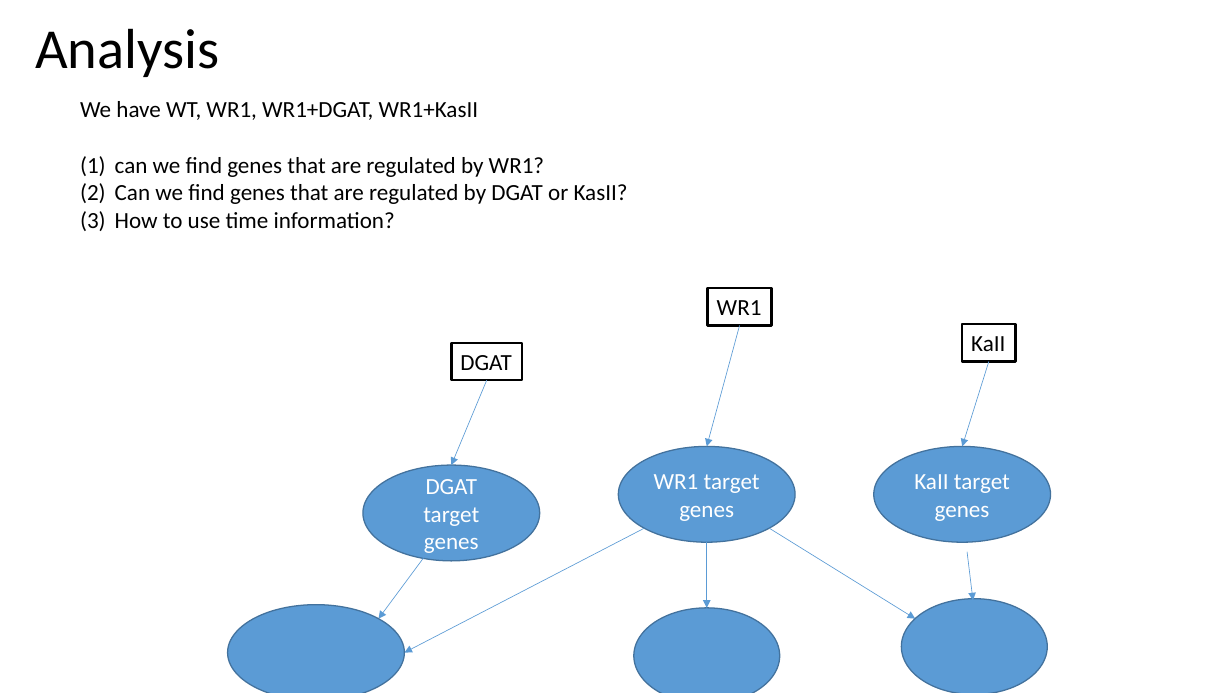
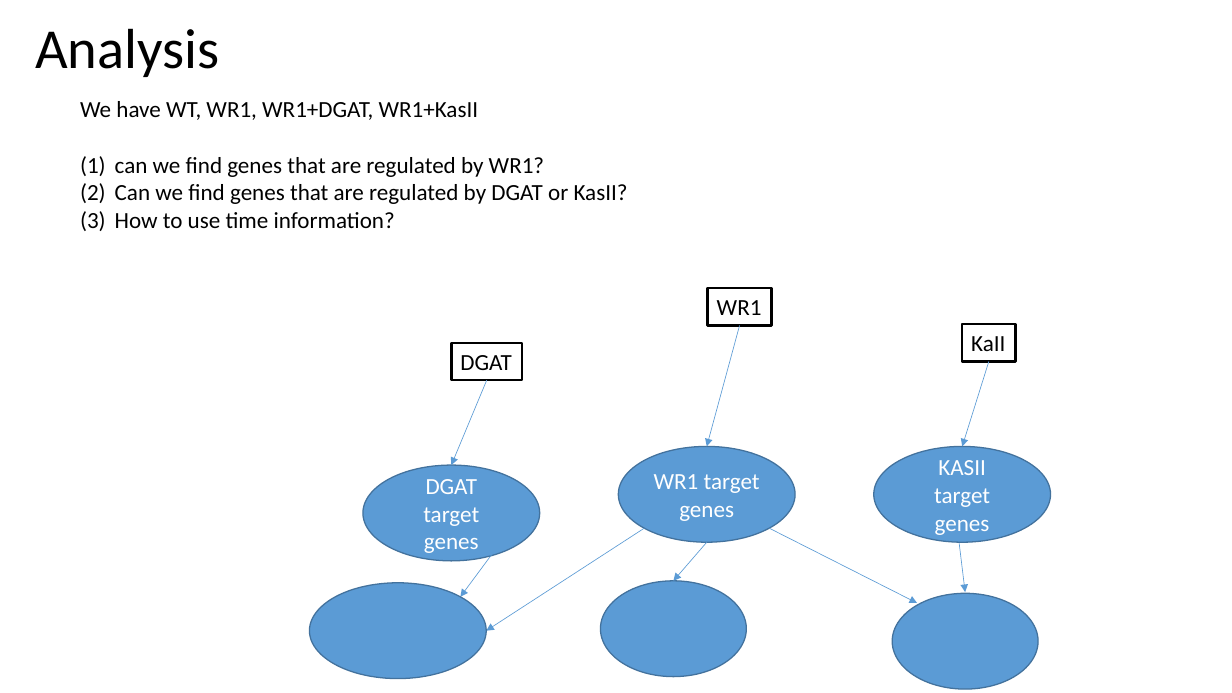
Before and after one commit to ppalli2/summer_21, a slide deck: slide 4 of transcriptome_soybean_WRI1_DGAT_KAS.pptx. Drawn at 1232x693 pixels with LibreOffice and Linux fonts; fonts in the diff are those of the drawing. Boxes give left, top, right and bottom in pixels: in the first picture for what was removed or moved away, otherwise in the second. Text is boxed around its words. In the diff, an @@ line names an element or a change of style, - is before the commit and + after.

Commit message:
changes to ppt

```diff
--- a/transcriptome_soybean_WRI1_DGAT_KAS.pptx
+++ b/transcriptome_soybean_WRI1_DGAT_KAS.pptx
@@ text in ellipse at bbox=[934, 460, 990, 535]: text changed @@
-KaII target genes
+KASII target genes
@@ arrow moved from (424, 557) - (379, 619) to (506, 535) - (460, 597) @@
@@ arrow moved from (644, 529) - (405, 653) to (644, 529) - (486, 631) @@
@@ arrow moved from (770, 529) - (915, 619) to (770, 529) - (918, 604) @@
@@ arrow moved from (707, 543) - (707, 608) to (707, 543) - (674, 581) @@
@@ arrow moved from (968, 552) - (973, 601) to (959, 543) - (966, 592) @@
@@ ellipse: place and size @@
-ellipse at bbox=[227, 604, 404, 693]
+ellipse at bbox=[310, 583, 486, 679]
@@ ellipse: place and size @@
-ellipse at bbox=[634, 608, 780, 693]
+ellipse at bbox=[601, 581, 747, 677]
@@ ellipse: place and size @@
-ellipse at bbox=[902, 599, 1048, 693]
+ellipse at bbox=[893, 593, 1039, 689]
```
